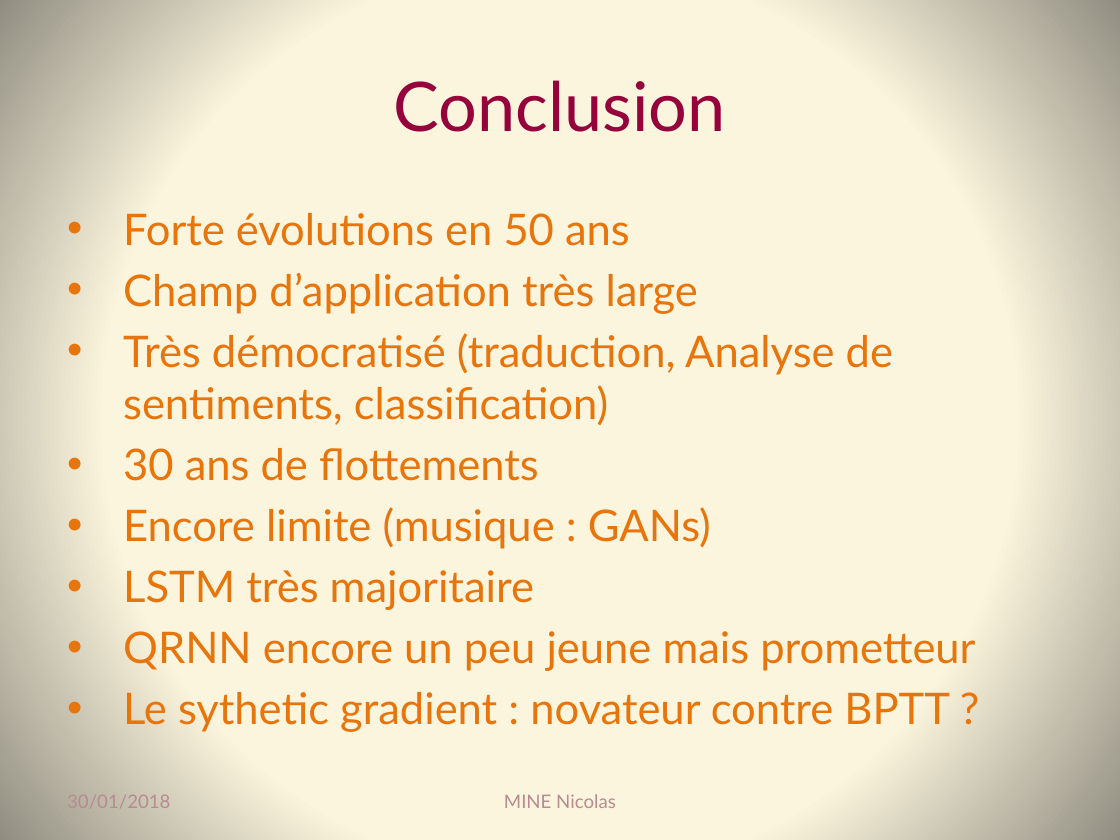
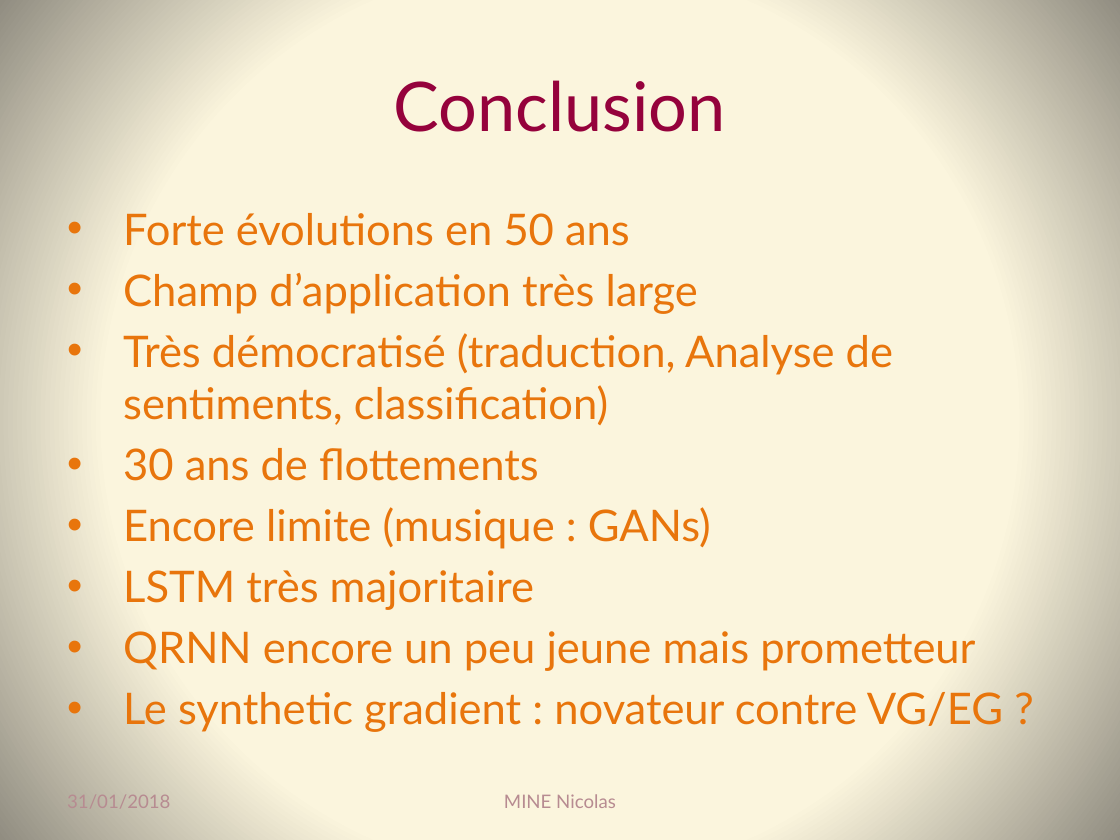
Before and after one commit to Coni63/OC_DS, a slide deck: slide 17 of P8/Presentation_projet_8.pptx. Drawn at 1120x840 pixels with LibreOffice and Linux fonts; fonts in the diff are those of the drawing. Boxes give left, top, right and bottom in pixels: in the first picture for what was removed or moved away, otherwise in the second. Text is boxed around its words. In the diff, an @@ line names an element or a change of style, - is before the commit and + after.

```diff
--- a/P8/Presentation_projet_8.pptx
+++ b/P8/Presentation_projet_8.pptx
@@ text at box(123, 692, 1003, 732): text changed @@
-  • Le sythetic gradient : novateur contre BPTT ?
+  • Le synthetic gradient : novateur contre VG/EG ?
@@ text at box(67, 795, 170, 808): text changed @@
-30/01/2018
+31/01/2018
```
Also in this commit, not shown: 17 other slides changed, 1 other file.
